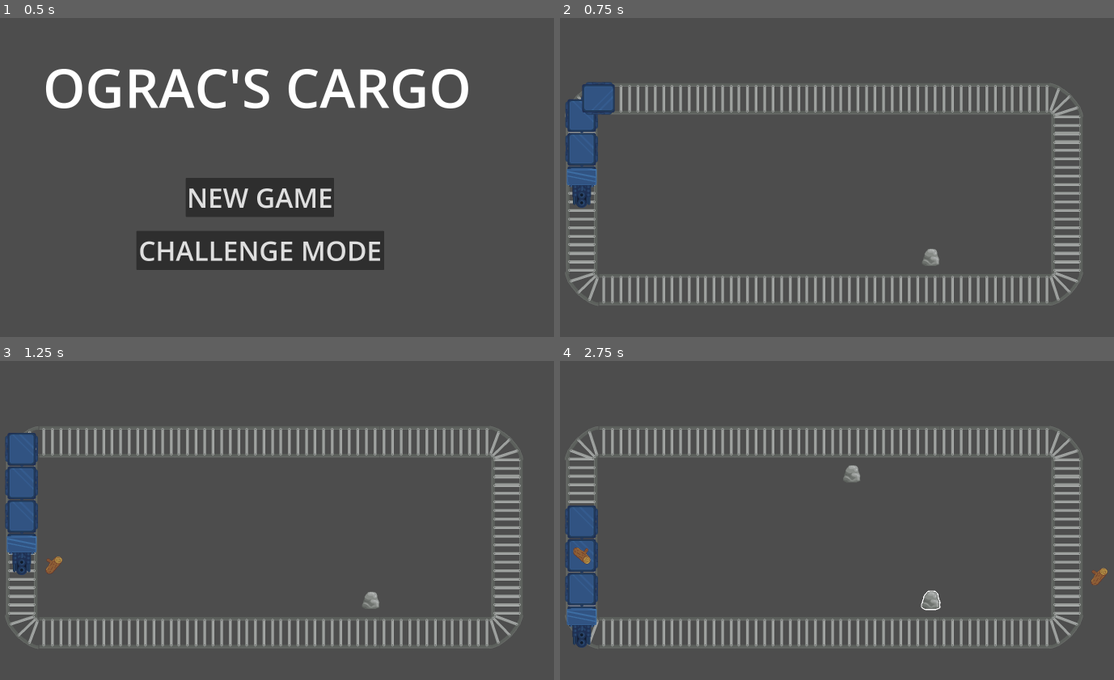
Above: before the commit, frames 1-4 (two rows, left to right).
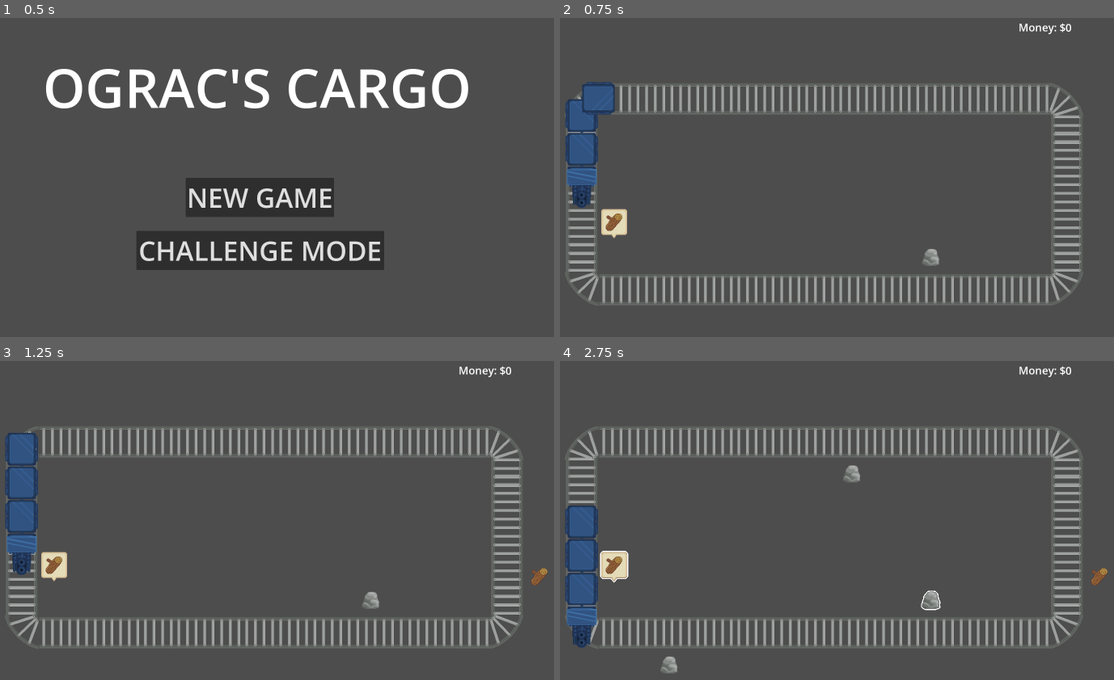
Above: after the commit, the same moments.

Repository: decadentpig/GMTK2025
Game: Godot game, scene res://main_menu.tscn
The game is run twice, just before and just after one commit, with the same random seed, the same clock (stepped at 60 frames per second) and the same inputs.
Inputs (mouse positions are in pixels of both pictures, inside the frame that each line leads up to):
- Up to frame 1 (0.5 s): no input
- Up to frame 2 (0.75 s): click "CHALLENGE MODE" at 0.5 s
- Up to frame 3 (1.25 s): no input
- Up to frame 4 (2.75 s): move the mouse to (931, 600) at 1.27 s; click (931, 600) at 1.35 s; move the mouse to (615, 565) at 2.02 s; click (615, 565) at 2.1 s

Frame 1 is identical in both runs. In frame 2, 0.5% of the frame differs, in the area x 7-93%, y 1-70%; in frame 3, 0.5%; in frame 4, 0.8%, in the area x 2-93%, y 1-98%.

Commit message:
Get money from completing contracts

Diff:
--- a/Scripts/carriage.gd
+++ b/Scripts/carriage.gd
@@ -23,6 +23,7 @@
 		and body.selected_by_player
 		and cargo == GlobalVariables.RESOURCE_TYPE.NONE
 	):
+		body.queue_free()
 		cargo = body.resource_type
 		if cargo == GlobalVariables.RESOURCE_TYPE.WOOD:
 			sprite2d.texture = wood_sprite
@@ -30,7 +31,7 @@
 			sprite2d.texture = metal_sprite
 		else:
 			print("ERROR. UNEXPECTED CARGO", cargo)
-		body.queue_free()
+
 
 	if (
 		body is Contract_Node
@@ -40,3 +41,4 @@
 		body.queue_free()
 		cargo = GlobalVariables.RESOURCE_TYPE.NONE
 		sprite2d.texture = null
+		body.complete_contract()
--- a/Scripts/contract_node.gd
+++ b/Scripts/contract_node.gd
@@ -1,6 +1,8 @@
 extends RigidBody2D
 class_name Contract_Node
+signal request_money_update(amount)
 
+const CONTRACT_MONEY = 5
 var selected_by_player: bool = false
 var contract_type: GlobalVariables.RESOURCE_TYPE = GlobalVariables.RESOURCE_TYPE.NONE
 
@@ -27,6 +29,10 @@
 		selected_by_player = true
 		sprite2d.material = highlighted_material
 
+
+func complete_contract() -> void:
+	emit_signal("request_money_update", 5)
+
 func _on_input_event(viewport: Node, event: InputEvent, shape_idx: int) -> void:
 	if event is InputEventMouseButton and Input.is_action_just_pressed("Click"):
 		toggle_player_select()
--- a/game_manager.gd
+++ b/game_manager.gd
@@ -8,6 +8,8 @@
 
 @onready var raw_resource_prefab = preload("res://Scenes/raw_resource_prefab.tscn")
 @onready var contract_node_prefab = preload("res://Scenes/contract_node_prefab.tscn")
+@onready var money_text = get_parent().get_node("Money_Text")
+var money = 0
 
 func func_get_cord_for_side(side: Variant) -> int:
 	var chosen_cord = null
@@ -87,7 +89,12 @@
 	var contract = contract_node_prefab.instantiate()
 	add_child(contract)
 	contract.set_contract_type(resource_type)
+	contract.request_money_update.connect(_on_request_money_update)
 	contract.position = Vector2(chosen_x, chosen_y)
+
+func update_money(amount: int) -> void:
+	money += amount
+	money_text.text = str(money)
 
 func _process(delta: float) -> void:
 	if randf() < RESOURCE_SPAWN_CHANCE:
@@ -96,5 +103,9 @@
 	if randf() < CONTRACT_SPAWN_CHANCE:
 		spawn_contract()
 #
+func _on_request_money_update(amount: int) -> void:
+	update_money(amount)
+
 func _ready() -> void:
 	spawn_resource()
+	spawn_contract()
--- a/scene.tscn
+++ b/scene.tscn
@@ -572,3 +572,19 @@
 position = Vector2(393, 193)
 shape = SubResource("RectangleShape2D_m7jmp")
 debug_color = Color(0.994199, 0, 0.225894, 0.42)
+
+[node name="Money_Text" type="Label" parent="."]
+offset_left = 2094.0
+offset_top = 29.0
+offset_right = 2271.0
+offset_bottom = 84.0
+theme_override_font_sizes/font_size = 40
+text = "0"
+
+[node name="Money_Text_Label" type="Label" parent="."]
+offset_left = 1920.0
+offset_top = 28.0
+offset_right = 2121.0
+offset_bottom = 101.0
+theme_override_font_sizes/font_size = 40
+text = "Money: $"
Not shown: 1 places in Scenes/contract_node_prefab.tscn that only renumber resources
